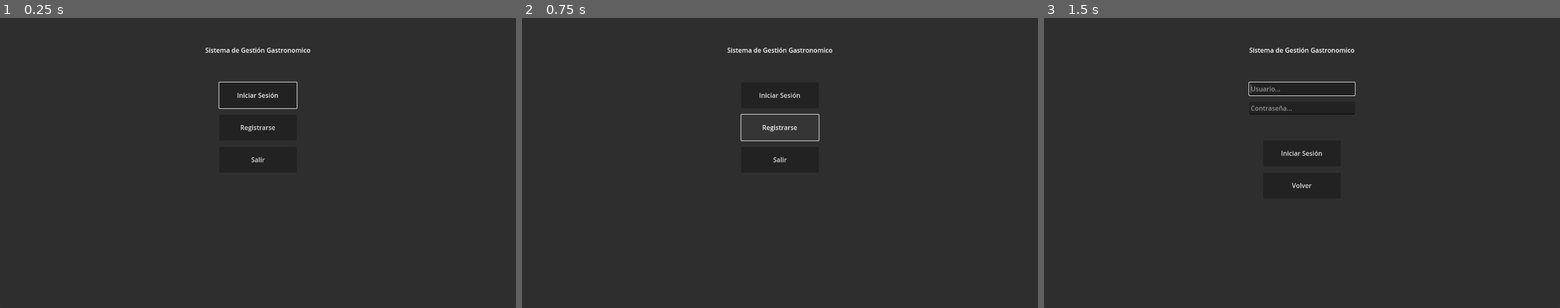
Above: before the commit, frames 1-3 (left to right).
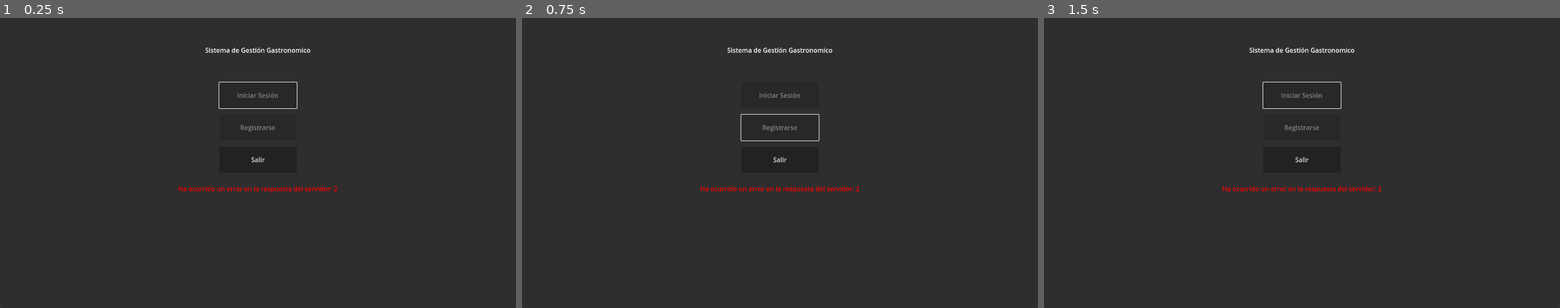
Above: after the commit, the same moments.

Repository: FaArMa/SGG-GDEng
Game: Godot game, scene res://scenes/initial_screen/initial_screen.tscn
Same seed, same stepped clock (60 frames per second), same inputs: the game is played once before the commit and once after it. This scene is started directly instead of the project's main scene.
Inputs (mouse positions are in pixels of both pictures, inside the frame that each line leads up to):
- Up to frame 1 (0.25 s): no input
- Up to frame 2 (0.75 s): click (780, 128) at 0.5 s, where only the run before the commit has a clickable "Registrarse"
- Up to frame 3 (1.5 s): click (1302, 96) at 1.25 s, where only the run before the commit has a clickable "Iniciar Sesión"

The runs differ from the first frame. In frame 1, 0.4% of the frame differs, in the area x 34-66%, y 25-61%; in frame 2, 0.4%; in frame 3, 0.8%, in the area x 34-66%, y 22-61%.

Commit message:
Initial Screen: Refactorizado para utilizar Database

Diff:
--- a/SGG/scenes/initial_screen/initial_screen.gd
+++ b/SGG/scenes/initial_screen/initial_screen.gd
@@ -1,18 +1,56 @@
 extends Control
 
 
-func _ready():
-	# Al darle el foco se puede manejar con teclado sin necesidad de hacer clic antes
-	$Login.grab_focus()
+@onready var DB = Database.new()
+@onready var login_button = $Login
+@onready var register_button = $Register
+@onready var error_label = $Incorrect
 
 
+# Se ejecuta cuando el nodo entra en el árbol de escena por primera vez
+func _ready():
+	# Agregar DB como nodo hijo de InitialScreen para luego conectar con sus señales
+	add_child(DB)
+	DB.connect("response_users_count", _on_get_users_count)
+	DB.connect("response_error", _on_response_error)
+	# ¿Hay usuarios? entonces vas a "Iniciar sesión"
+	# ¿No hay usuarios? entonces sos el primero (automaticamente Dueño) y vas a "Registrarte"
+	# ¿Hubo un error? F en el chat
+	DB.get_users_count()
+	# Al darle el foco se puede manejar con teclado sin necesidad de hacer clic antes
+	login_button.grab_focus()
+
+
+# Se ejecuta cuando se presiona el boton Login
 func _on_login_pressed():
 	get_tree().change_scene_to_file("res://scenes/login_screen/login_screen.tscn")
 
 
+# Se ejecuta cuando se presiona el boton Register
 func _on_register_pressed():
-	pass # TODO Crear la escena de registro de usuario
+	get_tree().change_scene_to_file("res://scenes/register_screen/register_screen.tscn")
 
 
+# Se ejecuta cuando se presiona el boton Quit
 func _on_quit_pressed():
 	get_tree().quit()
+
+
+# Se ejecuta cuando Database envia su señal de get_users_count
+func _on_get_users_count(count):
+	if (!count.is_valid_int() || count.to_int() < 0):
+		print("[ERROR] La cantidad de usuarios registrados no es un número válido: %s" % count)
+		error_label.text = "La cantidad de usuarios registrados no es un número válido"
+		error_label.visible = true
+		return
+	print("[OK] La cantidad de usuarios registrados es: %s" % count)
+	if (count.to_int() > 0):
+		login_button.disabled = false
+	else:
+		register_button.disabled = false
+
+
+# Se ejecuta cuando Database envia su señal de response_error
+func _on_response_error(error_msg):
+	error_label.text = error_msg
+	error_label.visible = true
--- a/SGG/scenes/initial_screen/initial_screen.tscn
+++ b/SGG/scenes/initial_screen/initial_screen.tscn
@@ -43,6 +43,7 @@
 offset_right = 96.0
 offset_bottom = 224.0
 grow_horizontal = 2
+disabled = true
 text = "Iniciar Sesión"
 
 [node name="Register" type="Button" parent="."]
@@ -55,6 +56,7 @@
 offset_right = 96.0
 offset_bottom = 304.0
 grow_horizontal = 2
+disabled = true
 text = "Registrarse"
 
 [node name="Quit" type="Button" parent="."]
@@ -69,6 +71,22 @@
 grow_horizontal = 2
 text = "Salir"
 
+[node name="Incorrect" type="Label" parent="."]
+visible = false
+layout_mode = 1
+anchors_preset = 5
+anchor_left = 0.5
+anchor_right = 0.5
+offset_left = -408.0
+offset_top = 408.0
+offset_right = 408.0
+offset_bottom = 440.0
+grow_horizontal = 2
+theme_override_colors/font_color = Color(1, 0, 0, 1)
+text = "Datos incorrectos"
+horizontal_alignment = 1
+vertical_alignment = 1
+
 [connection signal="pressed" from="Login" to="." method="_on_login_pressed"]
 [connection signal="pressed" from="Register" to="." method="_on_register_pressed"]
 [connection signal="pressed" from="Quit" to="." method="_on_quit_pressed"]
